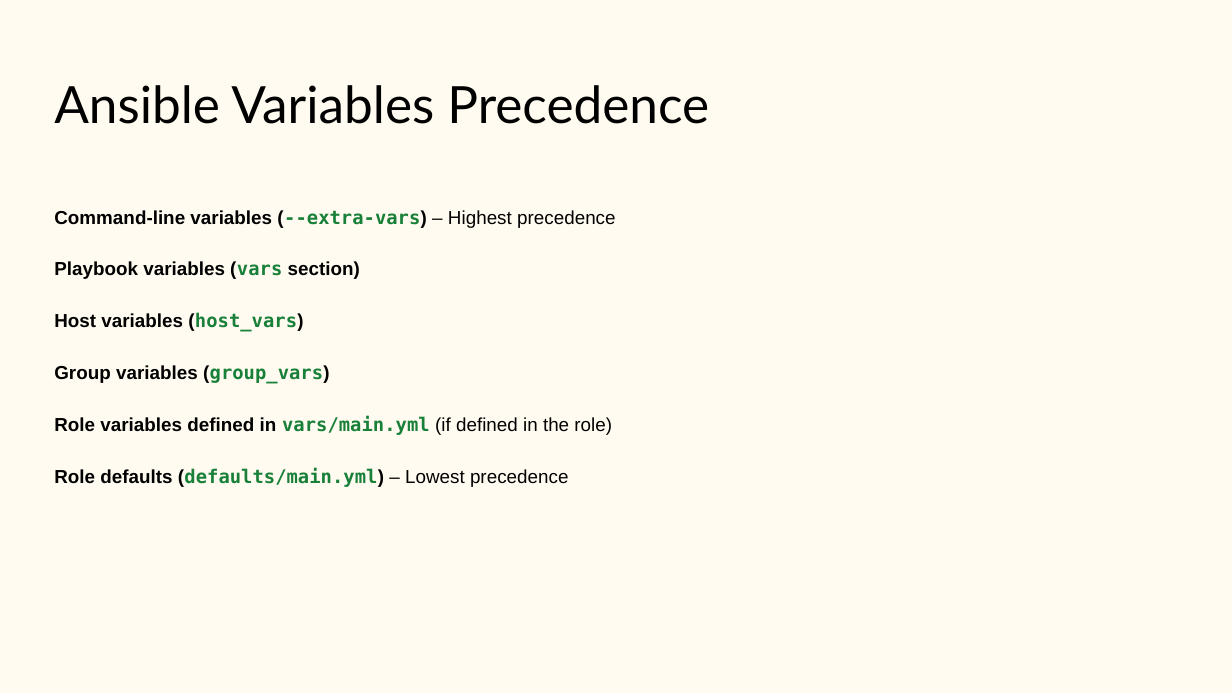
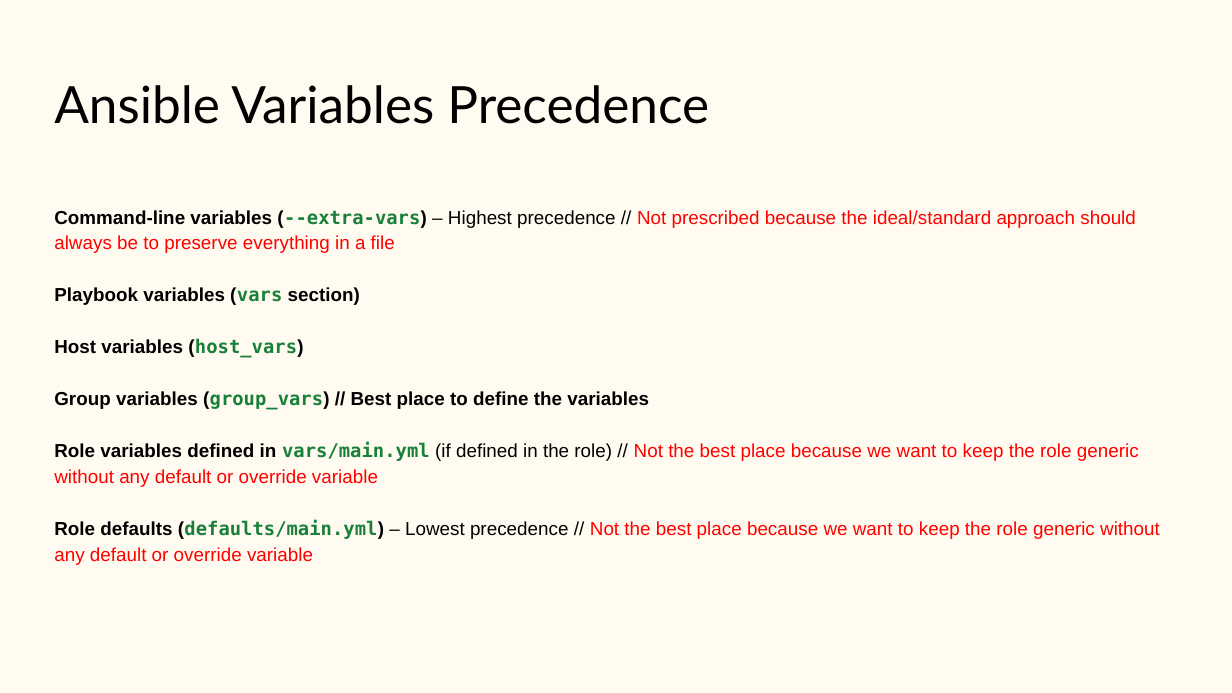
Before and after one commit to aryanm12/ansible-demo, a slide deck: slide 31 of Ansible.pptx. Drawn at 1232x693 pixels with LibreOffice and Linux fonts; fonts in the diff are those of the drawing. Boxes give left, top, right and bottom in pixels: in the first picture for what was removed or moved away, otherwise in the second. Text is boxed around its words. In the diff, an @@ line names an element or a change of style, - is before the commit and + after.

```diff
--- a/Ansible.pptx
+++ b/Ansible.pptx
@@ text at box(54, 210, 1136, 253): text changed; text colour #000000 to #FF0000; bold off @@
-Command-line variables (--extra-vars) – Highest precedence
+Command-line variables (--extra-vars) – Highest precedence // Not prescribed because the ideal/standard approach should always be to preserve everything in a file
@@ text at box(54, 391, 1160, 565): text changed; text colour #000000 to #FF0000; bold off @@
-Group variables (group_vars)
-Role variables defined in vars/main.yml (if defined in the role)
-Role defaults (defaults/main.yml) – Lowest precedence
+Group variables (group_vars) // Best place to define the variables
+Role variables defined in vars/main.yml (if defined in the role) // Not the best place because we want to keep the role generic without any default or override variable
+Role defaults (defaults/main.yml) – Lowest precedence // Not the best place because we want to keep the role generic without any default or override variable
```
Also in this commit, not shown: 3 other slides changed, 10 other files.
